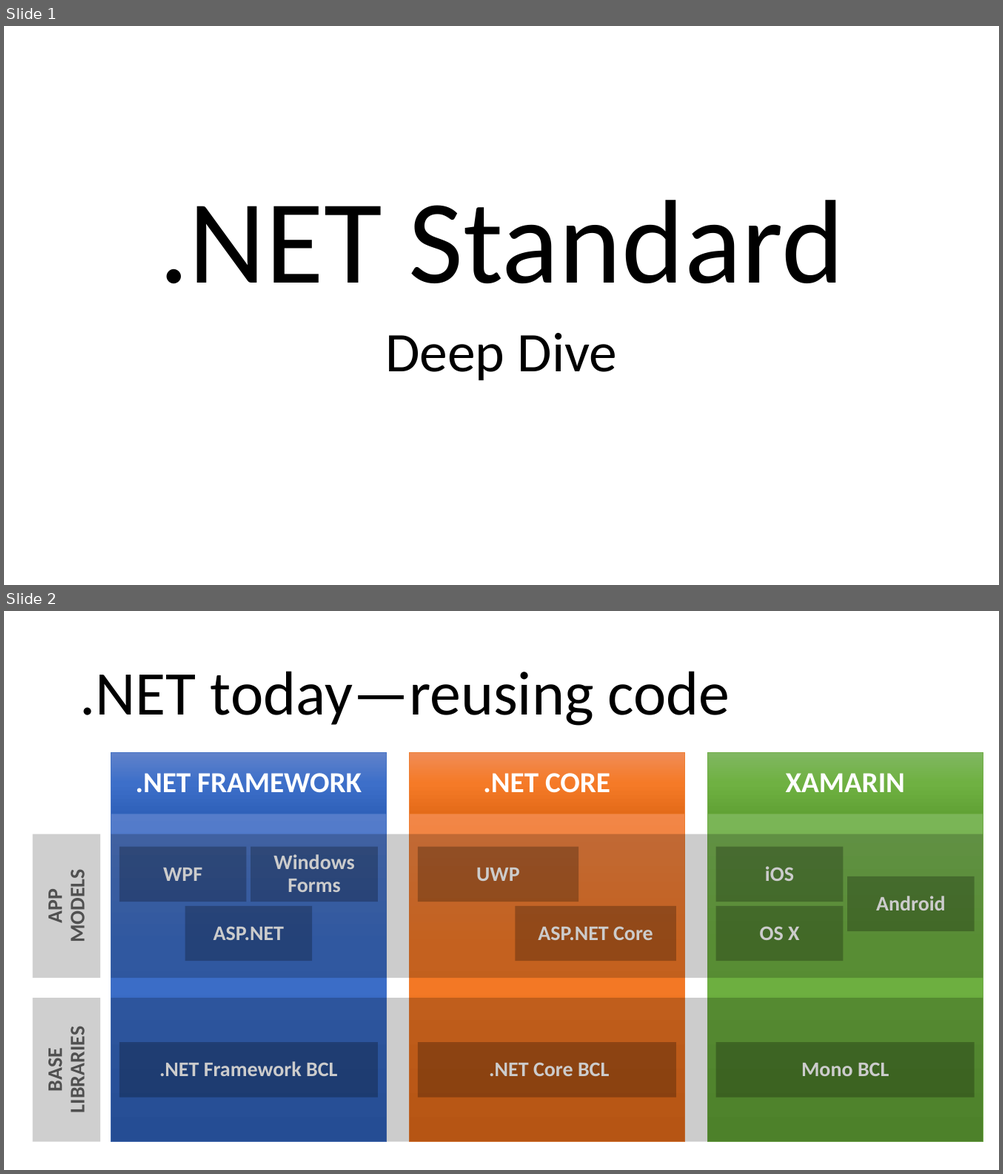
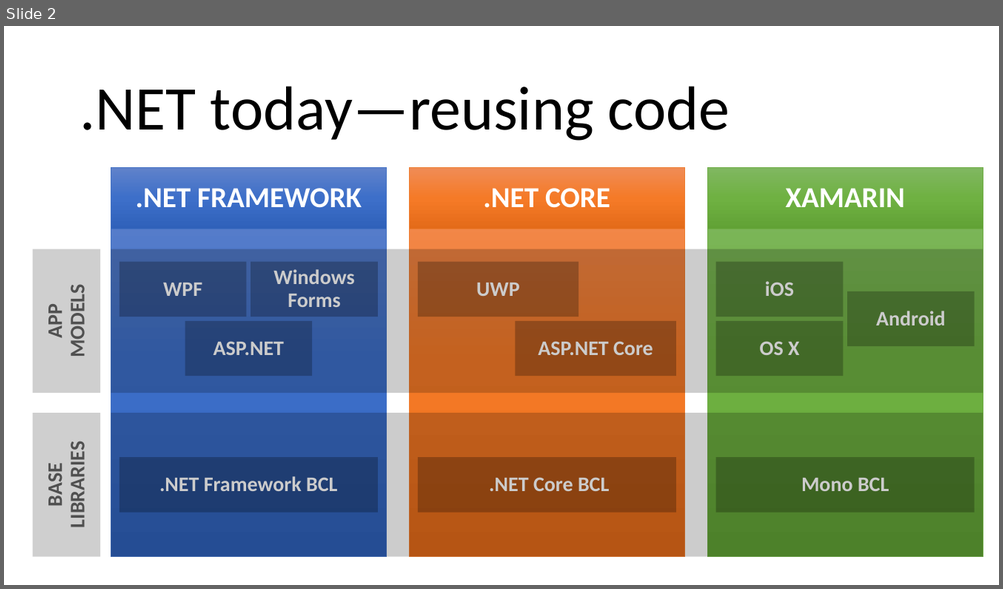
Before and after one commit to dotnet-presentations/dotnetcore-workshop, a slide deck: 3-NET-Standard/netcore-workshop-netstandard.pptx. Shown one above the other, each under a label of ours: slides 1 and 2 before the commit, slide 2 after it. The pictures are 1003x1174 and 1003x589 pixels, drawn with LibreOffice and Linux fonts; fonts in the diff are those of the drawing; background and template pictures are left out. Boxes give left, top, right and bottom in pixels: in the first picture for what was removed or moved away, otherwise in the second. Text is boxed around its words. In the diff, an @@ line names an element or a change of style, - is before the commit and + after.

Commit message:
Updated deck 3 title slide

```diff
--- a/3-NET-Standard/netcore-workshop-netstandard.pptx
+++ b/3-NET-Standard/netcore-workshop-netstandard.pptx
@@ slide 1 removed at bbox=[4, 26, 999, 585], background picture (left out) @@
@@ title removed at bbox=[159, 200, 844, 284] @@
-.NET Standard
@@ subtitle removed at bbox=[385, 333, 617, 381] @@
-Deep Dive
```
Also in this commit, not shown: 1 slide added.
